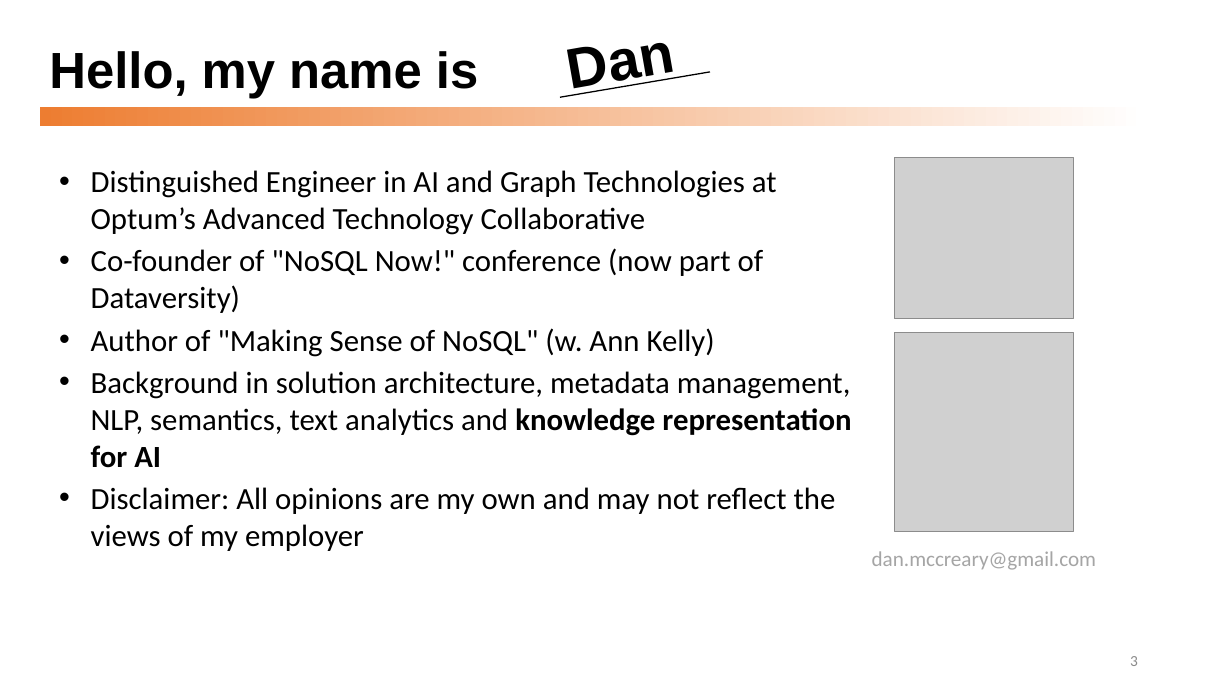
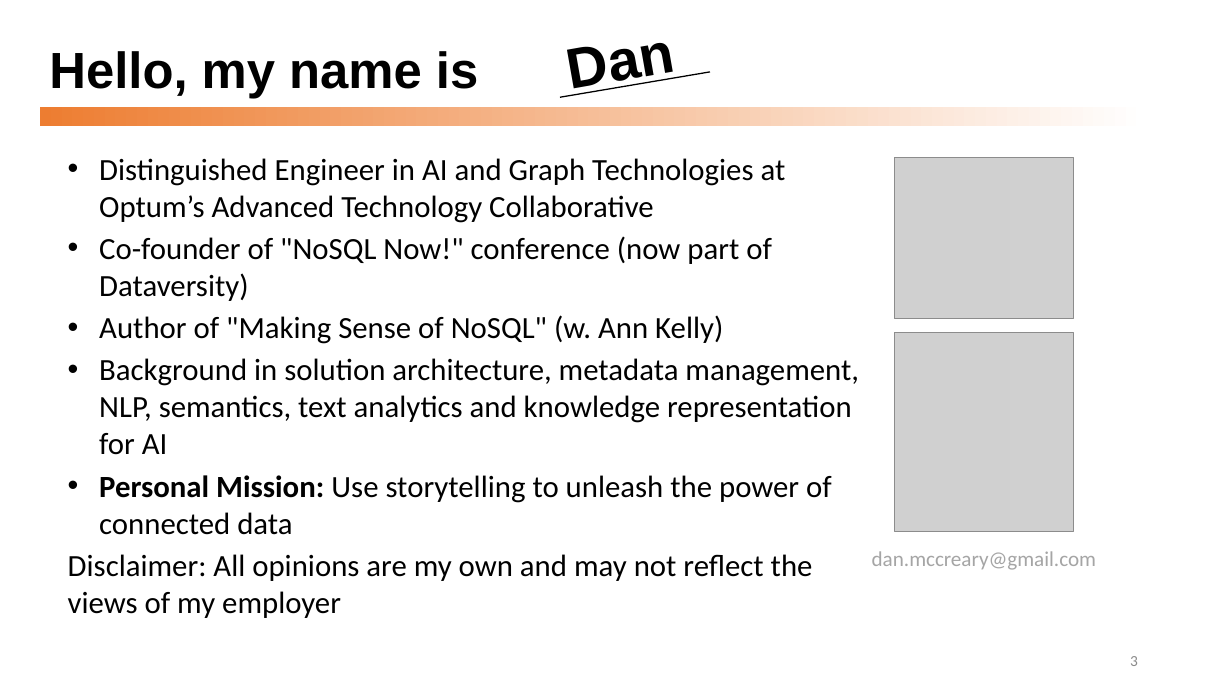
Before and after one commit to dmccreary/graph-systems-thinking, a slide deck: slide 3 of docs/presentations/Graph-Systems-Thinking-Half-Day-Workshop.pptx. Drawn at 1232x693 pixels with LibreOffice and Linux fonts; fonts in the diff are those of the drawing; grey boxes stand for pictures. Boxes give left, top, right and bottom in pixels: in the first picture for what was removed or moved away, otherwise in the second. Text is boxed around its words. In the diff, an @@ line names an element or a change of style, - is before the commit and + after.

```diff
--- a/docs/presentations/Graph-Systems-Thinking-Half-Day-Workshop.pptx
+++ b/docs/presentations/Graph-Systems-Thinking-Half-Day-Workshop.pptx
@@ text "Distinguished Engineer in AI and ...": place and size @@
-text "Distinguished Engineer in AI and ..." at <box>91,170,851,551</box>
+text "Distinguished Engineer in AI and ..." at <box>68,158,859,618</box>
@@ text at <box>68,358,859,618</box>: bold off in "knowledge representation for AI"; bullet • to none @@
@@ text at <box>99,475,832,535</box>: paragraph added @@
+• Personal Mission: Use storytelling to unleash the power of connected data
```
Also in this commit, not shown: 8 other slides changed, 9 slides added.
